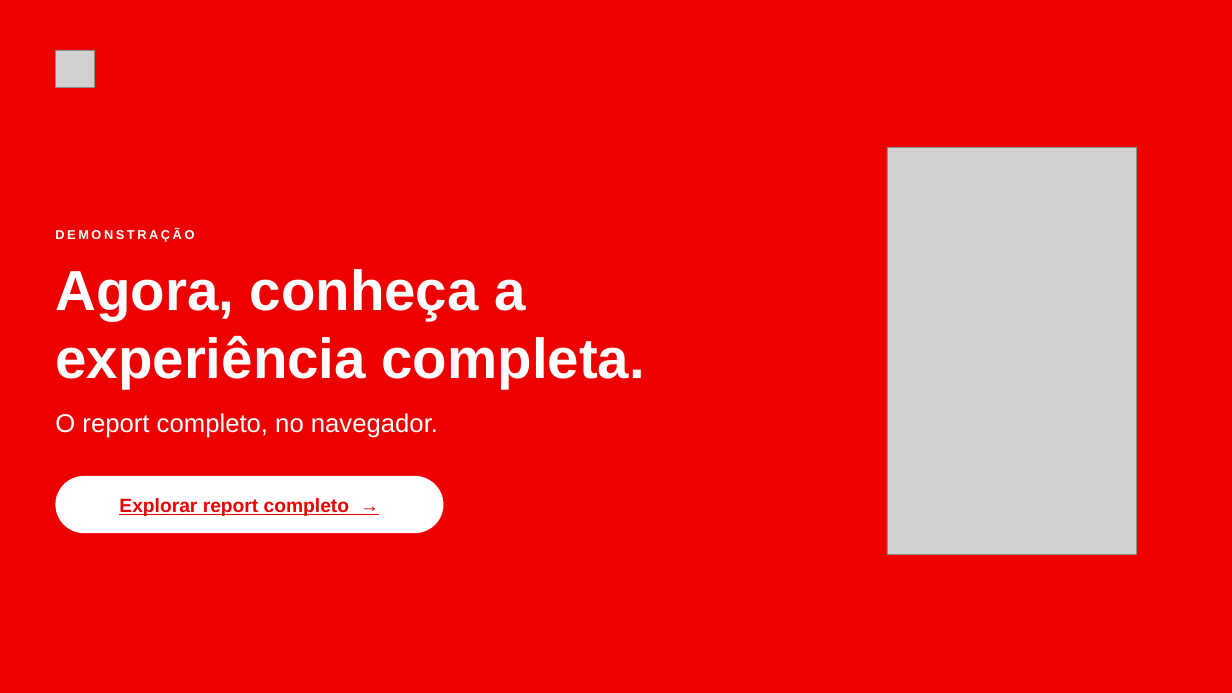
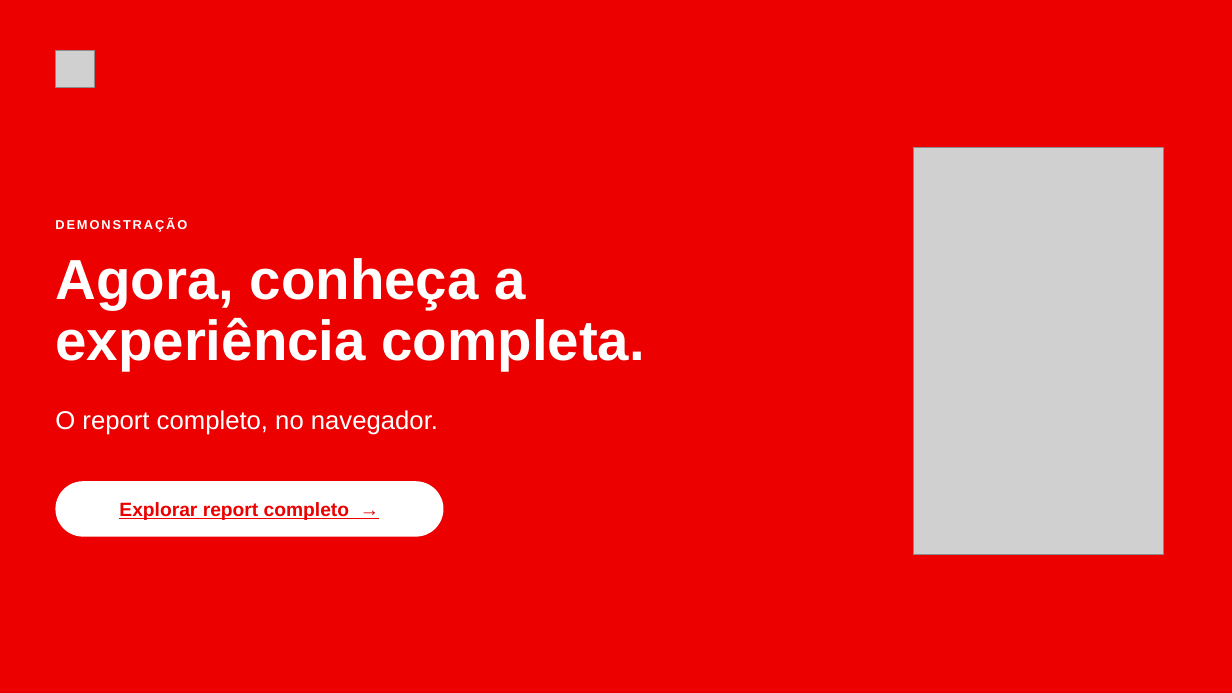
Before and after one commit to fabrizzioriccelli/report_mensal_st, a slide deck: slide 10 of kit/apresentacao-executiva.pptx. Drawn at 1232x693 pixels with LibreOffice and Linux fonts; fonts in the diff are those of the drawing; grey boxes stand for pictures. Boxes give left, top, right and bottom in pixels: in the first picture for what was removed or moved away, otherwise in the second. Text is boxed around its words. In the diff, an @@ line names an element or a change of style, - is before the commit and + after.

```diff
--- a/kit/apresentacao-executiva.pptx
+++ b/kit/apresentacao-executiva.pptx
@@ picture: place and size @@
-picture at (887, 148, 1137, 555)
+picture at (914, 148, 1164, 555)
@@ text "DEMONSTRAÇÃO": place and size @@
-text "DEMONSTRAÇÃO" at (55, 229, 194, 242)
+text "DEMONSTRAÇÃO" at (55, 219, 187, 232)
@@ text "DEMONSTRAÇÃO" at (55, 219, 187, 232): letter spacing 2 to 1.5 pt @@
@@ text "Agora, conheça a experiência completa." at (55, 258, 645, 370): line spacing 1 to 47.5pt; more space between paragraphs @@
@@ text "O report completo, no navegador." at (55, 410, 438, 435): line spacing 1 to 24.4pt; more space between paragraphs @@
@@ rounded rectangle "Explorar report completo →": place and size @@
-rounded rectangle "Explorar report completo →" at (55, 476, 444, 533)
+rounded rectangle "Explorar report completo →" at (55, 482, 444, 537)
```
Also in this commit, not shown: 9 other slides changed, 4 other files.
